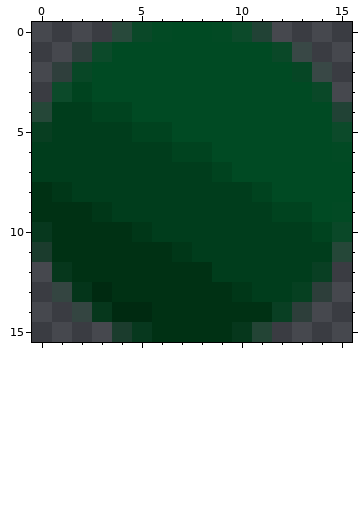
One commit to this pixel-art sprite: img/favicon.png. Above: the version before the commit.
The file is 16x16 pixels. Colours within 5 levels of each other are drawn and written as one.
Now the later version:
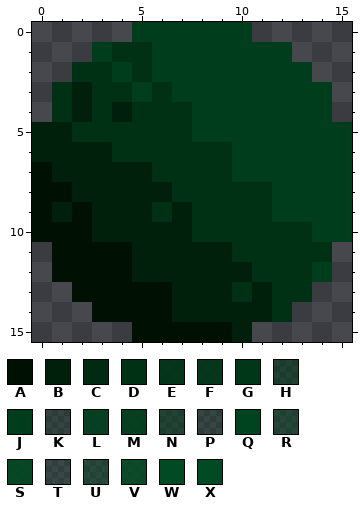
Palette (. is transparent): A #001003  B #01200b  C #002a11  D #003114  E #003517ef  F #003618e4  G #003718  H #003c1b88  J #003d1c  K #003e1c40  L #003e1cdd  M #003f1de8  N #00401d81  P #00431f3a  Q #00431f  R #00452078  S #004721e3  T #004a2331  U #004a236e  V #004a23d4  W #004a23f8  X #004a23
From old to new:
@@ x 0..15 @@
- 0 ....UVWXXWVU....
- 1 ..TVXXXXXXXXVT..
- 2 .TSXXXXXXXXXXST.
- 3 .VQXXXXXXXXXXXV.
- 4 RJJQQXXXXXXXXXXU
- 5 LJJJJQQXXXXXXXXV
- 6 JJJJJJJQQXXXXXXW
- 7 JJJJJJJJJQXXXXXX
- 8 DGJJJJJJJJJQXXXX
- 9 DDDGJJJJJJJJQQXW
-10 FDDDDGJJJJJJJJQV
-11 HDDDDDDGJJJJJJJR
-12 .FDDDDDDDJJJJJL.
-13 .KECDDDDDDGJJMP.
-14 ..KFCCDDDDDDLP..
-15 ....HFDDDDFN....
+ 0 .....JJJJJJ.....
+ 1 ...JDDJJJJJJJ...
+ 2 ..DDJDJJJJJJJJ..
+ 3 .DBDDJDJJJJJJJJ.
+ 4 .DBDBDDDJJJJJJJ.
+ 5 BBDDDDDDJJJJJJJJ
+ 6 BBBBDDDDDDJJJJJJ
+ 7 ABBBBBDDDDJJJJJJ
+ 8 AABBBBBDDDDDJJJJ
+ 9 ABABBBDBDDDDJJJJ
+10 AAABBBBBDDDDDDJJ
+11 .AAAABBBBBDDDDD.
+12 .AAAABBBBBBDDDJ.
+13 ..AAAAABBBDBDD..
+14 ...AAAABBBBBD...
+15 .....AAAAAB.....
Changed places in both pictures, as pixel boxes (x1, y1, x2, y2):
changed: (32, 22, 352, 342)
